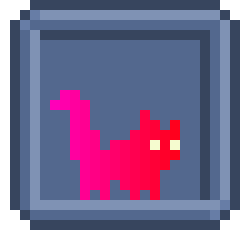
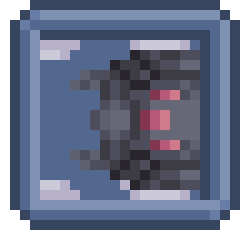
Before/after of a 240x240 layered artwork. What changed in the layer stack:
added layer "Pasted Layer #25" above "Pasted Layer #23" over [40, 40, 200, 200]
hid "Pasted Layer #23" over [50, 90, 180, 200]
